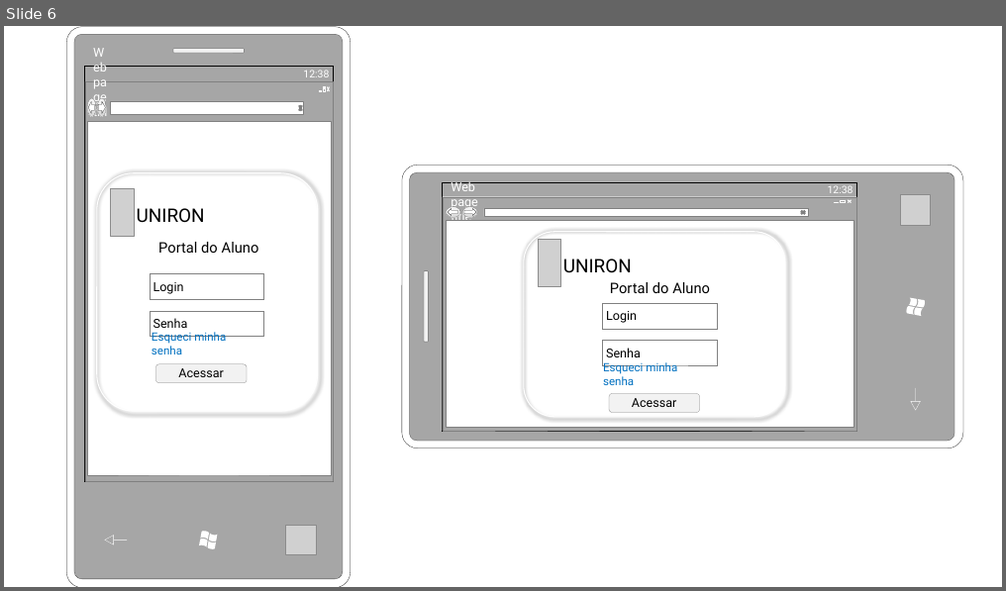
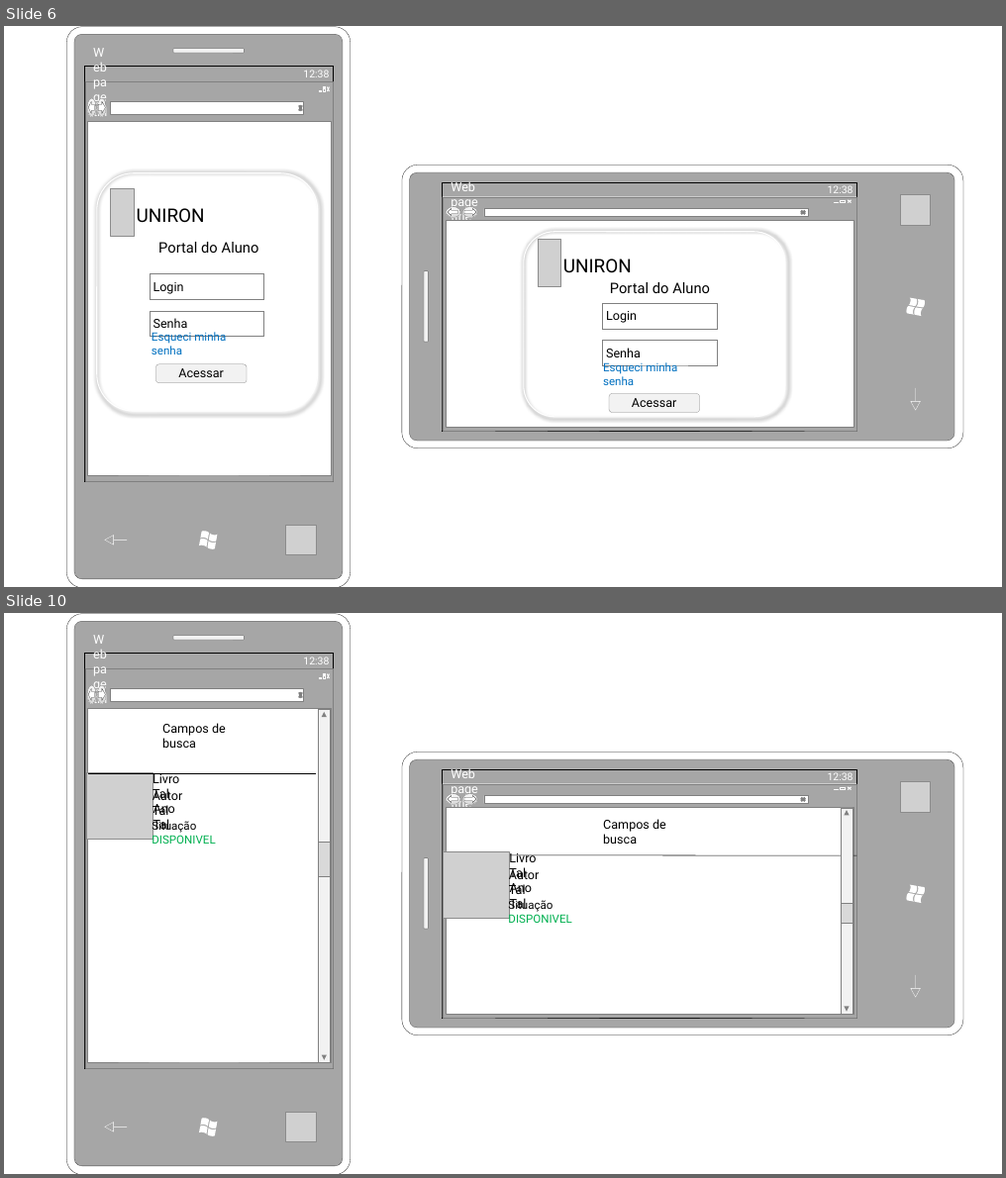
Before and after one commit to borgesmaxwill/PortalDoAlunoNovoModelo, a slide deck: StoryBoards/StoryBoard_RF3_AcessoAAcervo_BuscaDetalhada.pptx. Shown one above the other, each under a label of ours: slide 6 before the commit, slides 6 and 10 after it; the slides between them are not shown. The pictures are 1006x591 and 1006x1178 pixels, drawn with LibreOffice and Linux fonts; fonts in the diff are those of the drawing; grey boxes stand for pictures; background and template pictures are left out. Boxes give left, top, right and bottom in pixels: in the first picture for what was removed or moved away, otherwise in the second. Text is boxed around its words. In the diff, an @@ line names an element or a change of style, - is before the commit and + after.

Commit message:
RF3 Busca detalhada Adicionando telas mobile

```diff
--- a/StoryBoards/StoryBoard_RF3_AcessoAAcervo_BuscaDetalhada.pptx
+++ b/StoryBoards/StoryBoard_RF3_AcessoAAcervo_BuscaDetalhada.pptx
@@ slide 10 added at (x1=4, y1=613, x2=1002, y2=1174), background #FFFFFF @@
@@ group added at (x1=85, y1=668, x2=333, y2=1068): 6 rectangles, 4 lines, 2 ellipses, 1 text, 1 left arrow, 1 right arrow @@
+Web page title
@@ text added at (x1=162, y1=723, x2=226, y2=748), 12 pt, text #000000 @@
+Campos de busca
@@ picture added at (x1=86, y1=772, x2=152, y2=839) @@
@@ line added from (88, 773) to (316, 773), #000000 0.5 pt @@
@@ text added at (x1=152, y1=772, x2=179, y2=803), 12 pt, text #000000 @@
+Livro Tal
@@ text added at (x1=152, y1=788, x2=183, y2=830), 12 pt, text #000000 @@
+Autor Tal
@@ group added at (x1=402, y1=752, x2=963, y2=1036): 4 flow chart online storages, 3 rounded rectangles, 1 rectangle, 1 left arrow, 1 text, 1 picture @@
+12:38
@@ text added at (x1=152, y1=820, x2=215, y2=844), 11 pt, text #00B050 @@
+Situação DISPONIVEL
@@ text added at (x1=152, y1=804, x2=175, y2=820), 12 pt, text #000000 @@
+Ano Tal
@@ text added at (x1=603, y1=819, x2=666, y2=844), 12 pt, text #000000 @@
+Campos de busca
@@ group added at (x1=443, y1=769, x2=857, y2=1017): 6 rectangles, 4 lines, 2 ellipses, 1 text, 1 left arrow, 1 right arrow @@
+Web page title
@@ picture added at (x1=443, y1=852, x2=509, y2=919) @@
@@ line added from (448, 856) to (856, 856), #000000 0.5 pt @@
@@ text added at (x1=509, y1=852, x2=536, y2=881), 12 pt, text #000000 @@
+Livro Tal
@@ text added at (x1=509, y1=867, x2=540, y2=909), 12 pt, text #000000 @@
+Autor Tal
@@ text added at (x1=508, y1=899, x2=571, y2=923), 11 pt, text #00B050 @@
+Situação DISPONIVEL
@@ text added at (x1=509, y1=883, x2=532, y2=899), 12 pt, text #000000 @@
+Ano Tal
@@ group added at (x1=841, y1=808, x2=853, y2=1014): 2 rectangles, 2 triangles @@
@@ group added at (x1=319, y1=710, x2=331, y2=1062): 2 rectangles, 2 triangles @@
@@ group added at (x1=67, y1=614, x2=350, y2=1174): 4 flow chart online storages, 3 rounded rectangles, 1 rectangle, 1 left arrow, 1 text, 1 picture @@
+12:38
```
Also in this commit, not shown: 2 slides changed, 3 other slides added.
